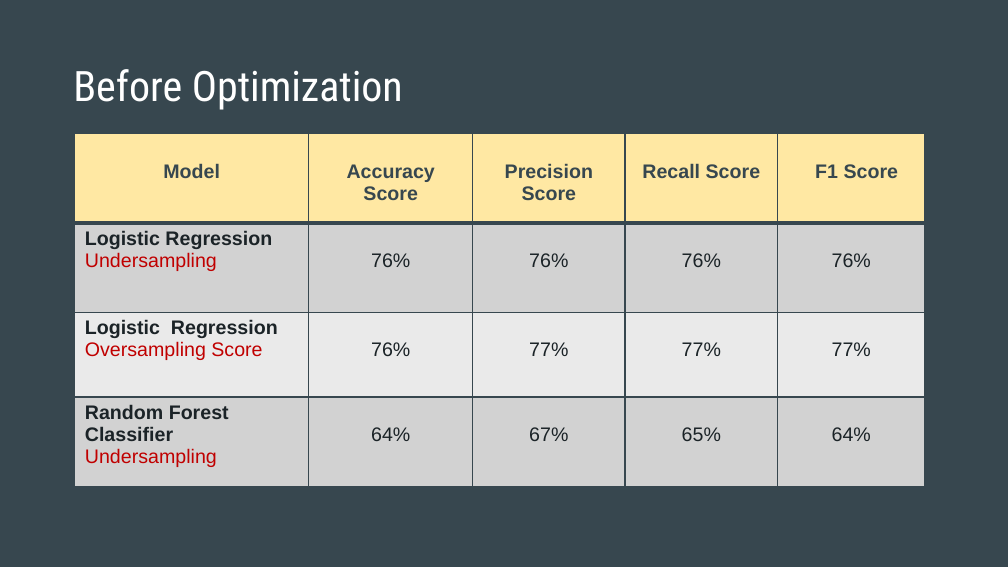
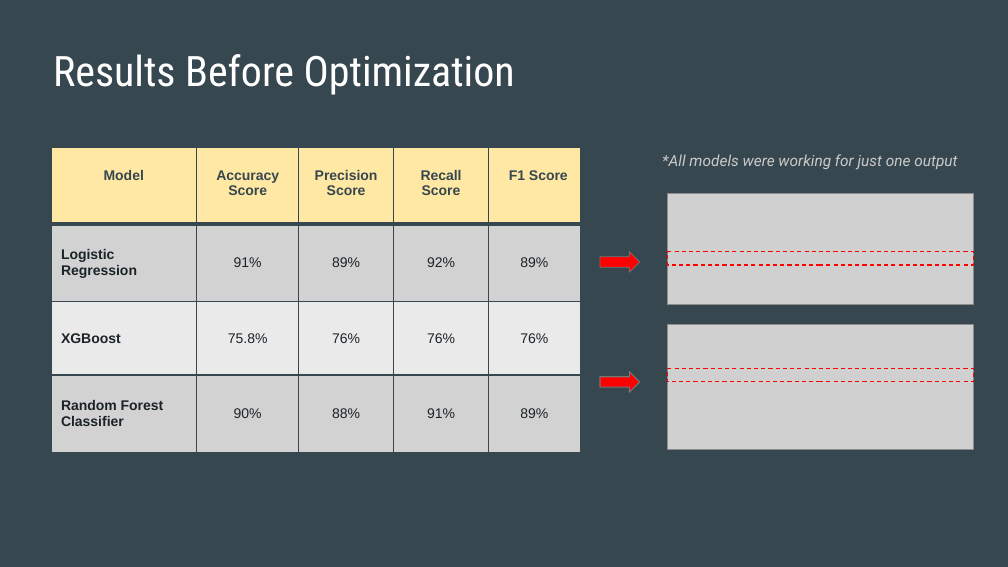
Before and after one commit to apombo90/Predicting_Heart_Disease, a slide deck: slide 18 of Final Project - Group 7.pptx. Drawn at 1008x567 pixels with LibreOffice and Linux fonts; fonts in the diff are those of the drawing; grey boxes stand for pictures. Boxes give left, top, right and bottom in pixels: in the first picture for what was removed or moved away, otherwise in the second. Text is boxed around its words. In the diff, an @@ line names an element or a change of style, - is before the commit and + after.

```diff
--- a/Final Project - Group 7.pptx
+++ b/Final Project - Group 7.pptx
@@ title at (53,54,515,95): text changed @@
-Before Optimization
+Results Before Optimization
@@ table at (51,147,580,453) @@
-row 2: Logistic Regression Undersampling | 76% | 76% | 76% | 76%
+row 2: Logistic Regression | 91% | 89% | 92% | 89%
-row 3: Logistic Regression Oversampling Score | 76% | 77% | 77% | 77%
+row 3: XGBoost | 75.8% | 76% | 76% | 76%
-row 4: Random Forest Classifier Undersampling | 64% | 67% | 65% | 64%
+row 4: Random Forest Classifier | 90% | 88% | 91% | 89%
@@ size 14 to 10 pt in "Model", "Accuracy Score", "Precision Score", "Recall Score" and 1 more places @@
@@ table: place and size @@
-table at (75,133,925,486)
+table at (51,147,580,453)
@@ text added at (662,154,957,169), 11 pt, text #CACACA, italic @@
+*All models were working for just one output
@@ picture added at (667,194,973,303) @@
@@ right arrow added at (600,252,639,273), fill #FF0000, outline #767676 0.5 pt @@
@@ rectangle added at (667,252,973,265), outline #FF0000 0.75 pt dashed @@
@@ picture added at (667,325,973,450) @@
@@ right arrow added at (600,372,639,393), fill #FF0000, outline #767676 0.75 pt @@
@@ rectangle added at (667,369,973,382), outline #FF0000 0.75 pt dashed @@
```
Also in this commit, not shown: 7 other slides changed, 1 slide added, 2 slides removed.
